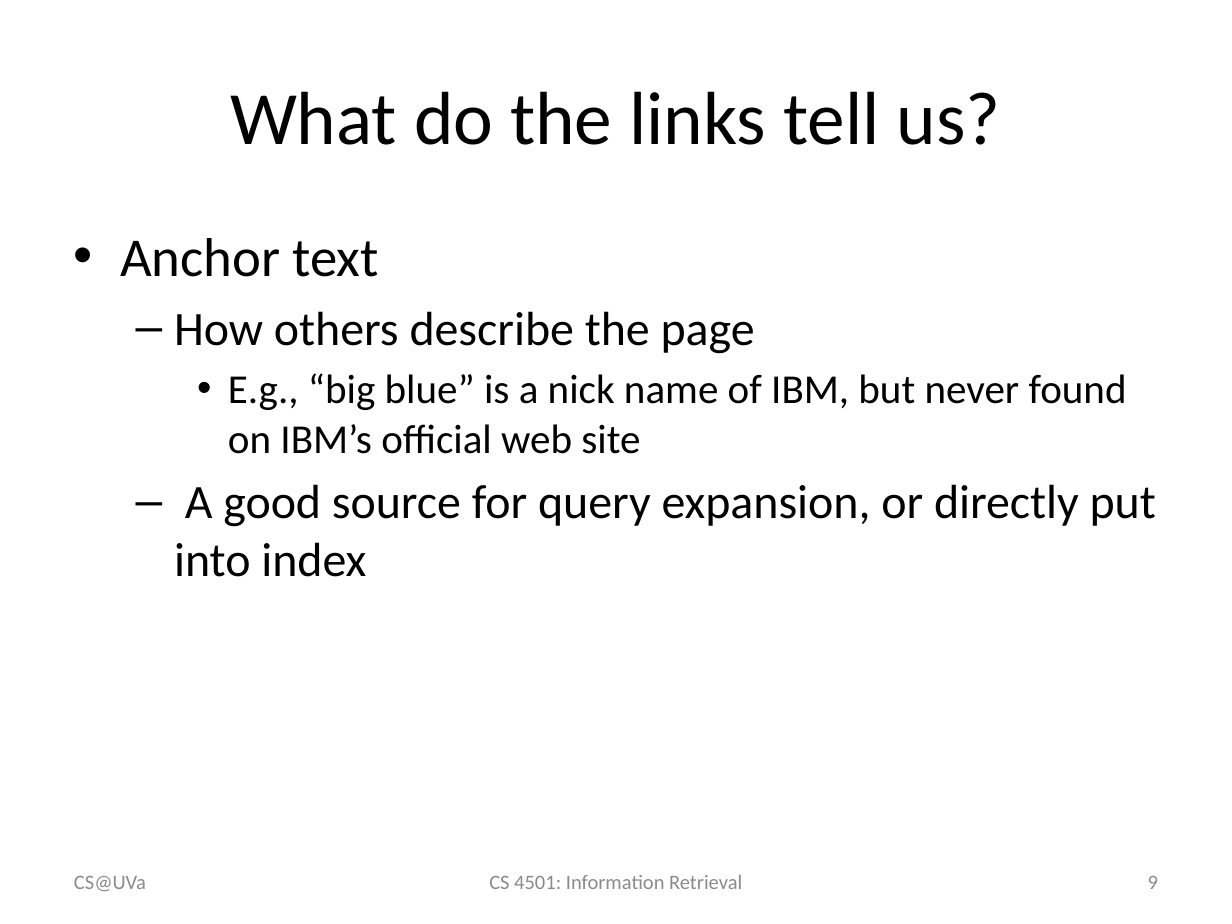
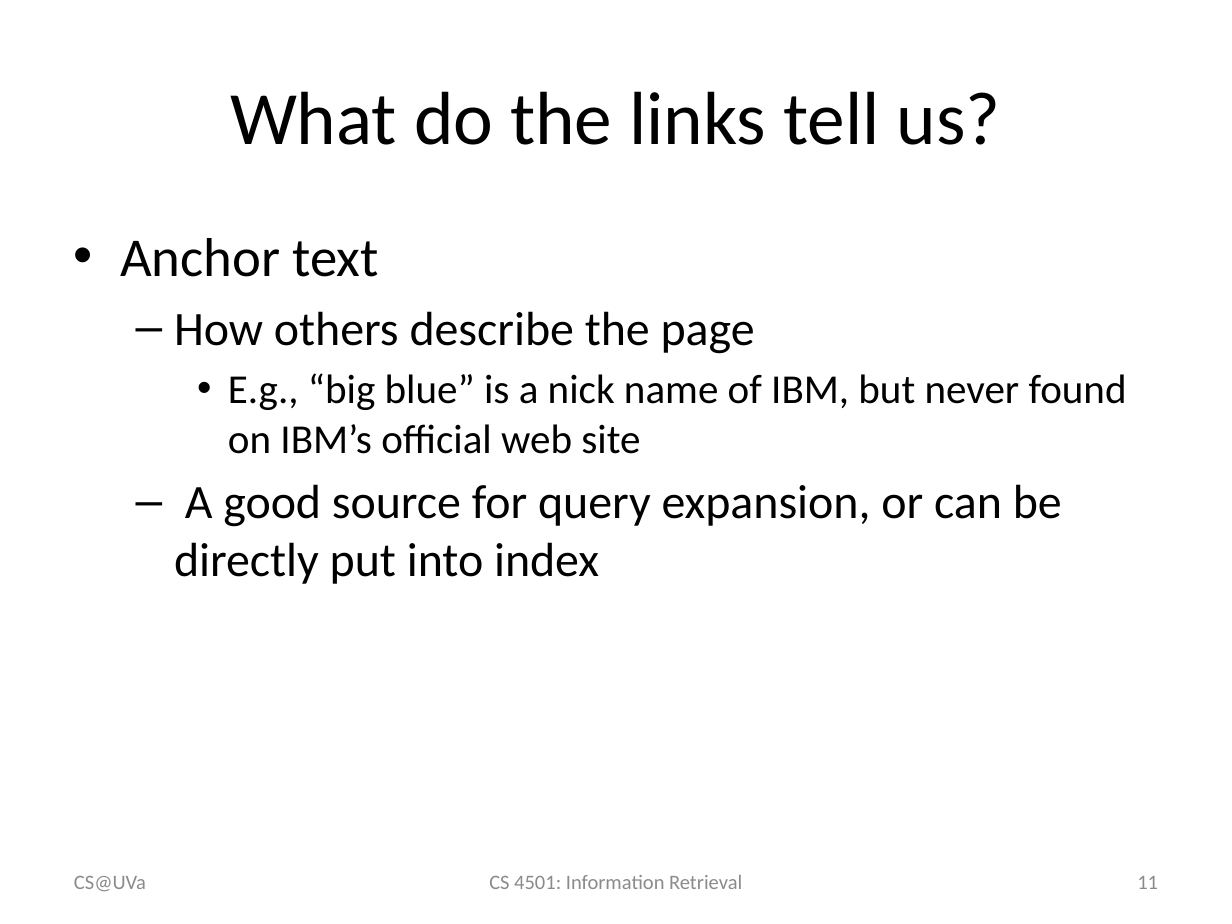
Before and after one commit to wang296/IR2015, a slide deck: slide 11 of docs/Link Analysis.pptx (slide 9 before the commit). Drawn at 1232x924 pixels with LibreOffice and Linux fonts; fonts in the diff are those of the drawing. Boxes give left, top, right and bottom in pixels: in the first picture for what was removed or moved away, otherwise in the second. Text is boxed around its words. In the diff, an @@ line names an element or a change of style, - is before the commit and + after.

```diff
--- a/docs/Link Analysis.pptx
+++ b/docs/Link Analysis.pptx
@@ text at bbox=[174, 484, 1062, 584]: text changed @@
-  – A good source for query expansion, or directly put into index
+  – A good source for query expansion, or can be directly put into index
@@ page number at bbox=[1137, 876, 1158, 889]: text changed @@
-9
+11
```
Also in this commit, not shown: 6 other slides changed, 2 slides added, 1 other file.
